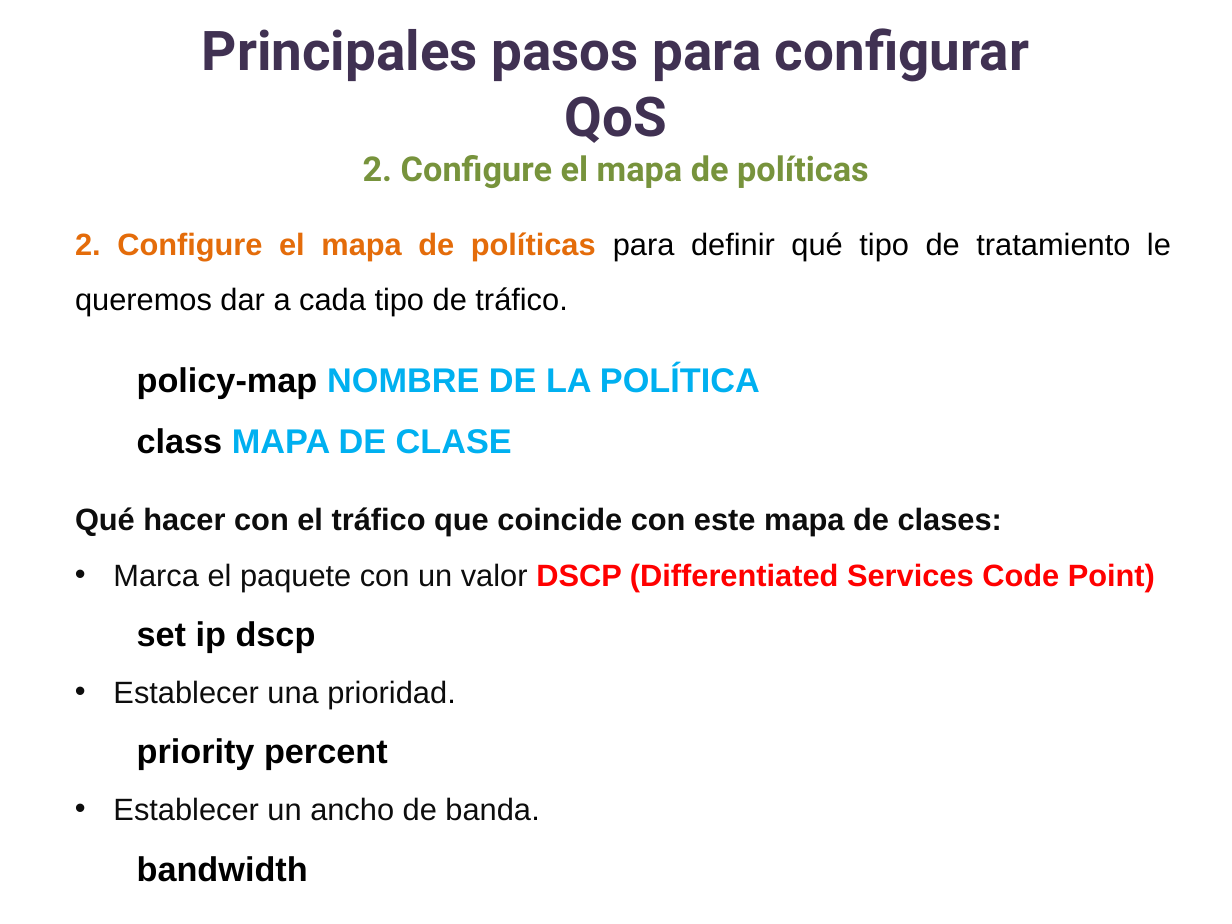
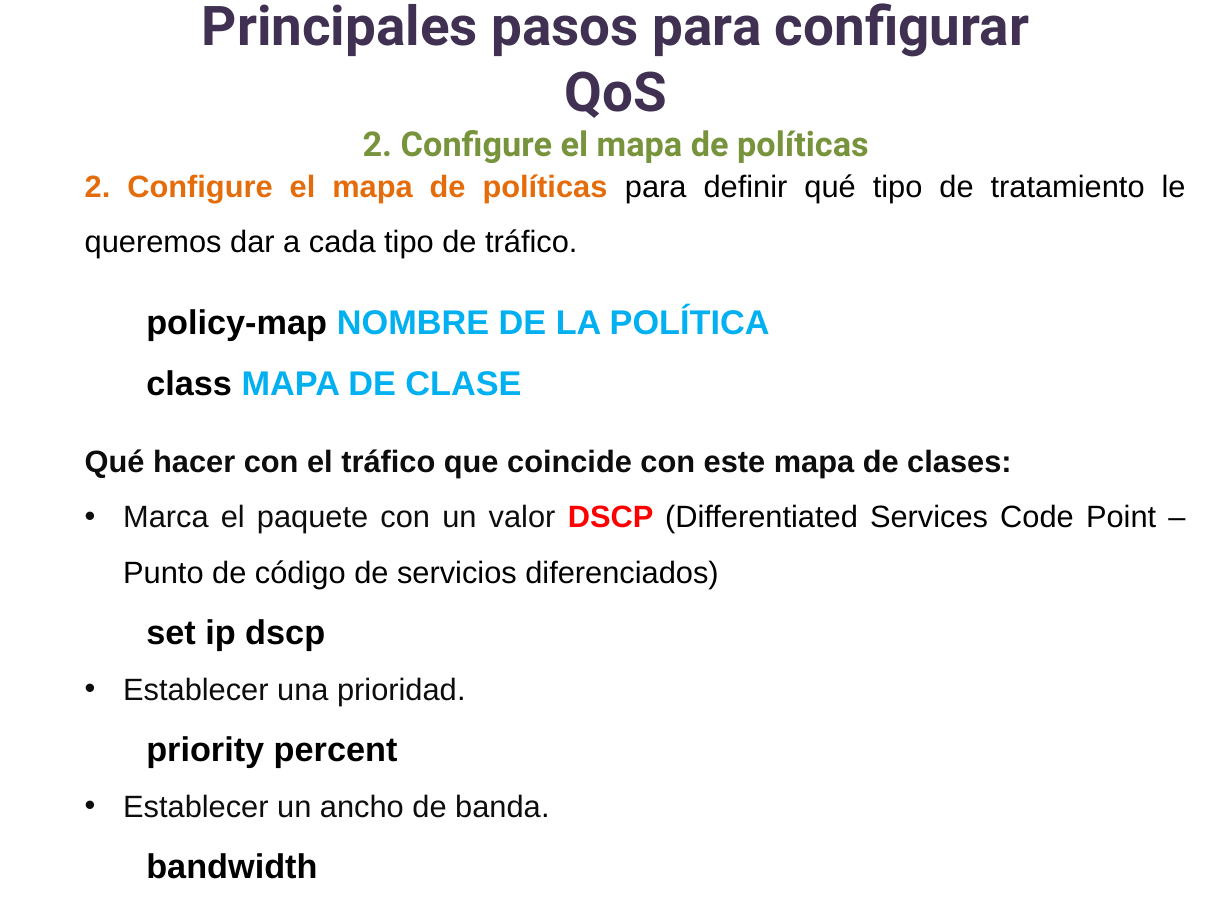
Before and after one commit to lizetheP/WAN, a slide deck: slide 20 of Calendario2025/Presentaciones/13_QoS.pptx (slide 31 before the commit). Drawn at 1232x924 pixels with LibreOffice and Linux fonts; fonts in the diff are those of the drawing. Boxes give left, top, right and bottom in pixels: in the first picture for what was removed or moved away, otherwise in the second. Text is boxed around its words. In the diff, an @@ line names an element or a change of style, - is before the commit and + after.

```diff
--- a/Calendario2025/Presentaciones/13_QoS.pptx
+++ b/Calendario2025/Presentaciones/13_QoS.pptx
@@ text "Principales pasos para configurar QoS": place and size @@
-text "Principales pasos para configurar QoS" at (202, 28, 1029, 188)
+text "Principales pasos para configurar QoS" at (202, 3, 1029, 163)
@@ text "2. Configure el mapa de ...": place and size @@
-text "2. Configure el mapa de ..." at (75, 232, 1171, 882)
+text "2. Configure el mapa de ..." at (85, 174, 1186, 879)
@@ text at (123, 504, 1156, 588): text changed; text colour #FF0000 to #000000; bold off @@
-• Marca el paquete con un valor DSCP (Differentiated Services Code Point)
+• Marca el paquete con un valor DSCP (Differentiated Services Code Point – Punto de código de servicios diferenciados)
```
Also in this commit, not shown: 7 other slides changed, 11 slides removed, 29 other files.
